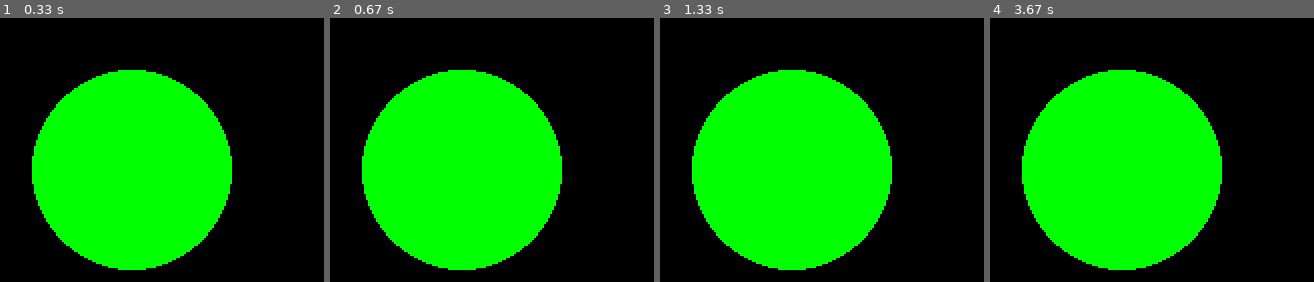
Above: before the commit, frames 1-4 (left to right).
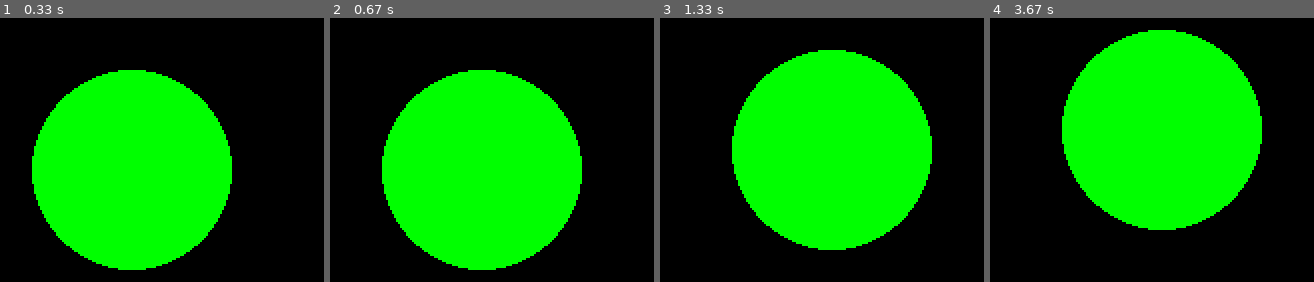
Above: after the commit, the same moments.

Repository: rafaelbhcosta/jogo_da_velha
Game: pygame game, started from jogo/pygame/jokempo.py
Same seed, same stepped clock (60 frames per second), same inputs: the game is played once before the commit and once after it.
Inputs:
- Up to frame 1 (0.33 s): no input
- Up to frame 2 (0.67 s): hold Right from 0.33 s (still down)
- Up to frame 3 (1.33 s): release Right at 0.8 s; hold Up 0.83-1.13 s; hold Right from 1.17 s (still down)
- Up to frame 4 (3.67 s): release Right at 1.63 s; hold Left 1.67-2.2 s; hold Down 2.23-2.53 s; hold Left 2.57-2.97 s; hold Up 3-3.37 s; hold Right from 3.4 s (still down)

Frame 1 is identical in both runs. In frame 2, 9.4% of the frame differs, in the area x 9-78%, y 19-96%; in frame 3, 21%; in frame 4, 26%, in the area x 9-84%, y 4-96%.

Commit message:
Update jokempo.py

Diff:
--- a/jogo/pygame/jokempo.py
+++ b/jogo/pygame/jokempo.py
@@ -1,5 +1,8 @@
 import pygame
 pygame.init()
+x = 400
+y = 300
+velocidade = 10
 
 janela = pygame.display.set_mode((800,600))
 pygame.display.set_caption('Jokempo')
@@ -15,8 +18,22 @@
         if event.type == pygame.QUIT:
             abertura = False
 
+        #comandos que determinam a movimentação do circulo
+        comandos = pygame.key.get_pressed()
+        if comandos[pygame.K_UP]:
+            y -= velocidade
+        if comandos[pygame.K_DOWN]:
+            y += velocidade
+        if comandos[pygame.K_RIGHT]:
+            x += velocidade
+        if comandos[pygame.K_LEFT]:
+            x -= velocidade
+
+    # Sempre que o evento FOR se repetir a tela atualiza o fundo dela para essa cor
+    janela.fill((0,0,0))
+
     # A primeira função apenas desenha um circulo na tela, a outra atualiza para o circulo aparecer
-    pygame.draw.circle(janela, (0,255,0), (400,300), 50)
+    pygame.draw.circle(janela, (0,255,0), (x,y), 50)
     pygame.display.update()
 
 pygame.quit
